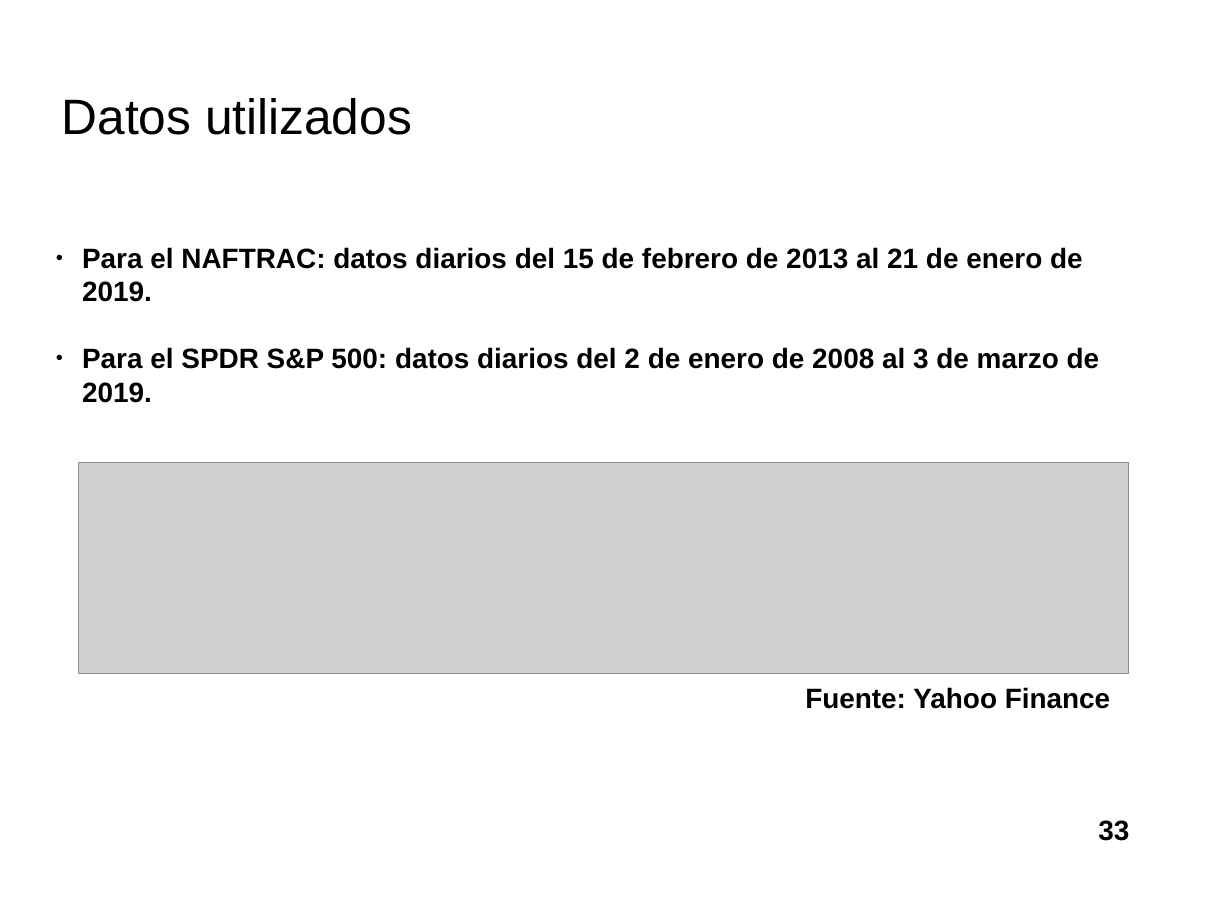
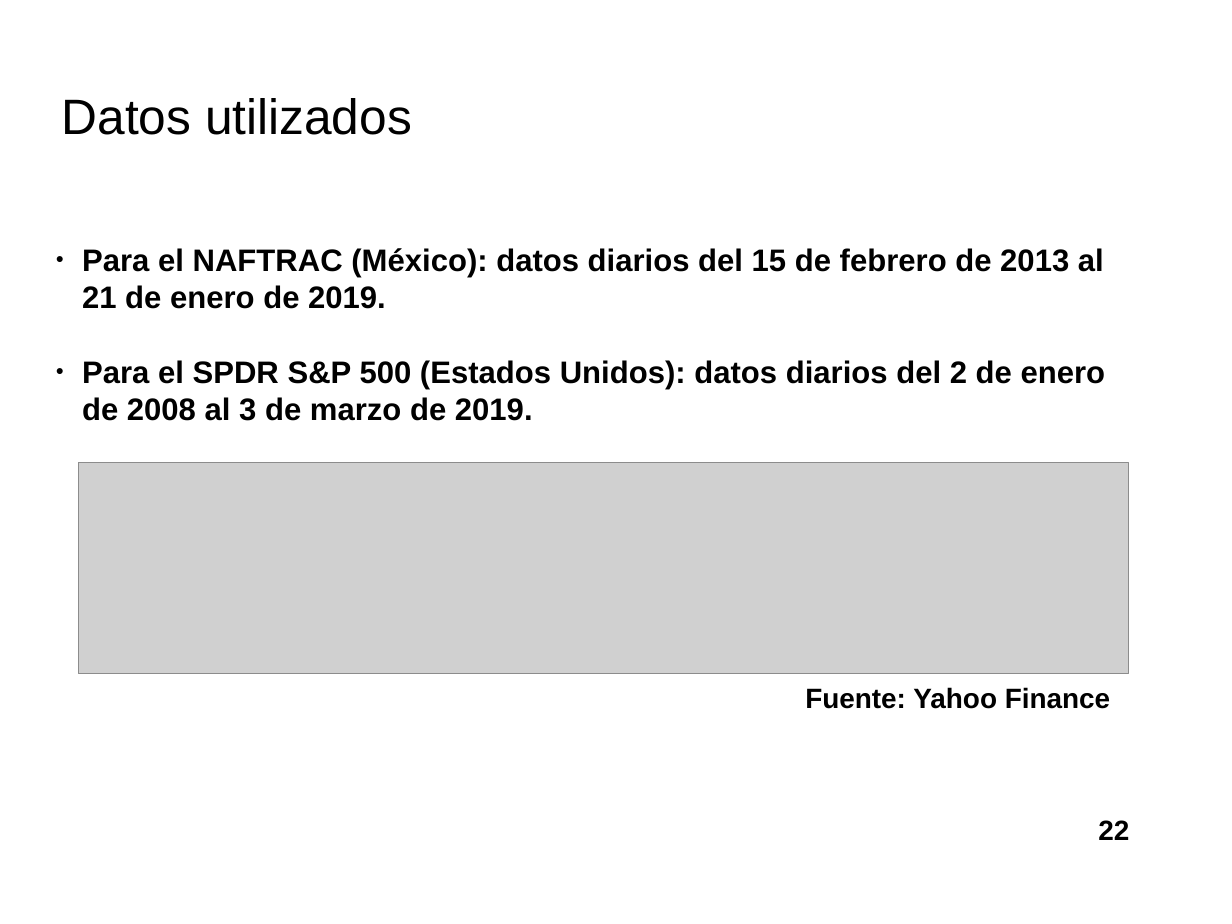
Before and after one commit to davidrmh/Thesis, a slide deck: slide 22 of presentaciones_finales/presentacion_seminario_B19.odp (slide 33 before the commit). Drawn at 1232x924 pixels with LibreOffice and Linux fonts; fonts in the diff are those of the drawing; grey boxes stand for pictures; background and template pictures are left out. Boxes give left, top, right and bottom in pixels: in the first picture for what was removed or moved away, otherwise in the second. Text is boxed around its words. In the diff, an @@ line names an element or a change of style, - is before the commit and + after.

```diff
--- a/presentaciones_finales/presentacion_seminario_B19.odp
+++ b/presentaciones_finales/presentacion_seminario_B19.odp
@@ text at [82, 248, 1106, 421]: text changed; size 18 to 20 pt @@
-● Para el NAFTRAC: datos diarios del 15 de febrero de 2013 al 21 de enero de 2019.
-● Para el SPDR S&P 500: datos diarios del 2 de enero de 2008 al 3 de marzo de 2019.
+● Para el NAFTRAC (México): datos diarios del 15 de febrero de 2013 al 21 de enero de 2019.
+● Para el SPDR S&P 500 (Estados Unidos): datos diarios del 2 de enero de 2008 al 3 de marzo de 2019.
@@ page number at [1098, 820, 1129, 840]: text changed @@
-33
+22
```
Also in this commit, not shown: 14 other slides changed, 9 slides added, 22 slides removed.
